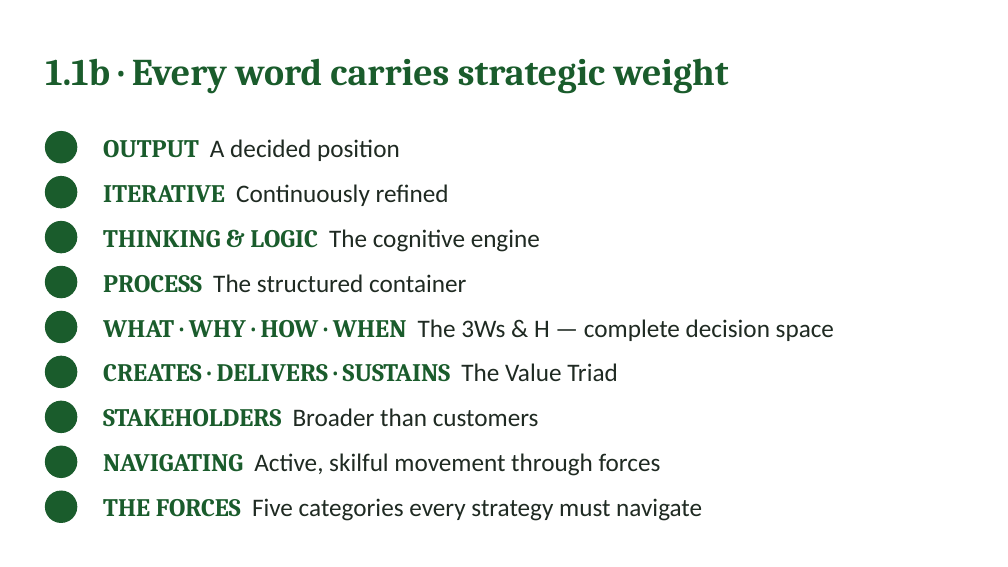
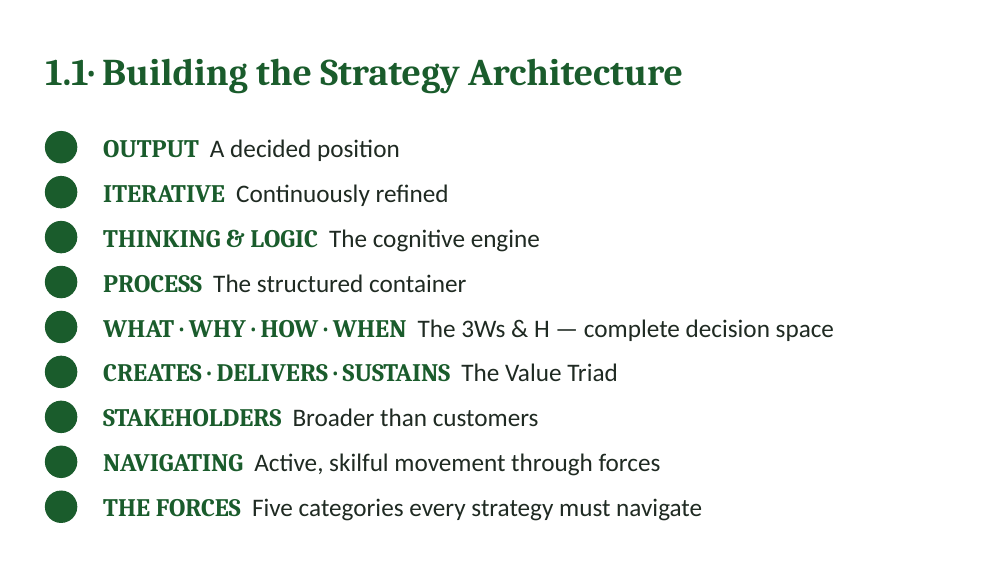
Before and after one commit to IBSL26/ibsl-platform, a slide deck: slide 7 of Unit decks/Unit 02 - Strategy Visioning & Success in Practice (SiP).pptx. Drawn at 1008x567 pixels with LibreOffice and Linux fonts; fonts in the diff are those of the drawing; background and template pictures are left out. Boxes give left, top, right and bottom in pixels: in the first picture for what was removed or moved away, otherwise in the second. Text is boxed around its words. In the diff, an @@ line names an element or a change of style, - is before the commit and + after.

```diff
--- a/Unit decks/Unit 02 - Strategy Visioning & Success in Practice (SiP).pptx
+++ b/Unit decks/Unit 02 - Strategy Visioning & Success in Practice (SiP).pptx
@@ text at (x1=45, y1=58, x2=683, y2=93): text changed @@
-1.1b · Every word carries strategic weight
+1.1· Building the Strategy Architecture
```
Also in this commit, not shown: 4 other slides changed, 12 slides removed, 2 other files.
